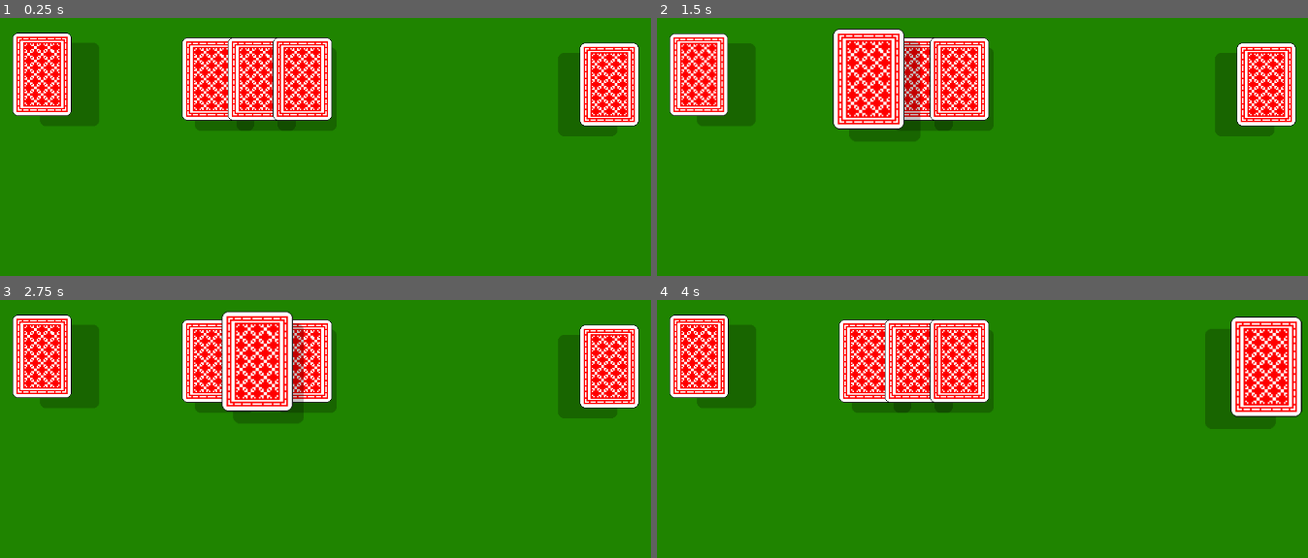
Above: before the commit, frames 1-4 (two rows, left to right).
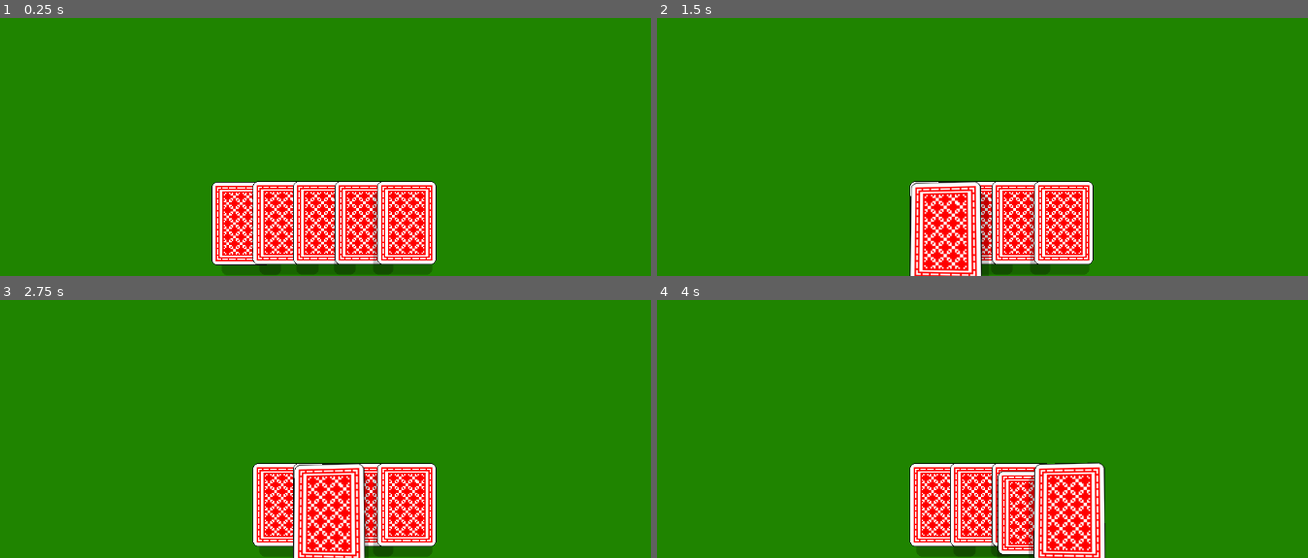
Above: after the commit, the same moments.

Repository: Dstough/card-game
Game: Godot game, scene res://scenes/Board.tscn
The game is run twice, just before and just after one commit, with the same random seed, the same clock (stepped at 60 frames per second) and the same inputs.
Inputs (mouse positions are in pixels of both pictures, inside the frame that each line leads up to; where the layout moved, square brackets give the same spot in the first picture):
- Up to frame 1 (0.25 s): no input
- Up to frame 2 (1.5 s): click (897, 224) [696, 74] at 0.5 s; click (936, 221) [871, 79] at 1.25 s
- Up to frame 3 (2.75 s): click (325, 503) [260, 361] at 2 s
- Up to frame 4 (4 s): click (1021, 503) [956, 361] at 2.75 s; click (1060, 503) [1268, 367] at 3.5 s

The runs differ from the first frame. In frame 1, 30% of the frame differs, in the area x 1-99%, y 5-100%; in frame 2, 29%; in frame 3, 28%; in frame 4, 30%, in the area x 1-100%, y 5-100%.

Commit message:
Added card movments

Diff:
--- a/project.godot
+++ b/project.godot
@@ -14,3 +14,7 @@
 run/main_scene="res://scenes/Board.tscn"
 config/features=PackedStringArray("4.2", "Forward Plus")
 config/icon="res://icon.svg"
+
+[autoload]
+
+GameManager="*res://scripts/GameManager.gd"
--- a/scenes/Board.tscn
+++ b/scenes/Board.tscn
@@ -9,43 +9,43 @@
 [node name="TextureRect" type="TextureRect" parent="."]
 modulate = Color(0.409524, 0.832177, 0, 1)
 self_modulate = Color(0.298674, 0.620467, 0, 1)
-offset_right = 1152.0
-offset_bottom = 649.0
+offset_right = 2293.0
+offset_bottom = 661.0
 texture = SubResource("CanvasTexture_tq3jf")
 
-[node name="Card" parent="." instance=ExtResource("1_47oex")]
+[node name="Hand" type="Node" parent="."]
+
+[node name="Card" parent="Hand" instance=ExtResource("1_47oex")]
 anchors_preset = 0
-offset_left = 105.0
-offset_top = 286.0
-offset_right = 193.0
-offset_bottom = 410.0
+offset_left = 401.0
+offset_top = 508.0
+offset_right = 489.0
+offset_bottom = 632.0
 
-[node name="Card2" parent="." instance=ExtResource("1_47oex")]
+[node name="Card2" parent="Hand" instance=ExtResource("1_47oex")]
 anchors_preset = 0
-offset_left = 357.0
-offset_top = 293.0
-offset_right = 445.0
-offset_bottom = 417.0
+offset_left = 462.0
+offset_top = 507.0
+offset_right = 550.0
+offset_bottom = 631.0
 
-[node name="Card3" parent="." instance=ExtResource("1_47oex")]
+[node name="Card3" parent="Hand" instance=ExtResource("1_47oex")]
 anchors_preset = 0
-offset_left = 425.0
-offset_top = 293.0
-offset_right = 513.0
-offset_bottom = 417.0
+offset_left = 522.0
+offset_top = 507.0
+offset_right = 610.0
+offset_bottom = 631.0
 
-[node name="Card4" parent="." instance=ExtResource("1_47oex")]
+[node name="Card4" parent="Hand" instance=ExtResource("1_47oex")]
 anchors_preset = 0
-offset_left = 492.0
-offset_top = 293.0
-offset_right = 580.0
-offset_bottom = 417.0
+offset_left = 584.0
+offset_top = 507.0
+offset_right = 672.0
+offset_bottom = 631.0
 
-[node name="Card5" parent="." instance=ExtResource("1_47oex")]
+[node name="Card5" parent="Hand" instance=ExtResource("1_47oex")]
 anchors_preset = 0
-offset_left = 948.0
-offset_top = 301.0
-offset_right = 1036.0
-offset_bottom = 425.0
-angle_x_max = 0.2
-angle_y_max = 0.2
+offset_left = 647.0
+offset_top = 507.0
+offset_right = 735.0
+offset_bottom = 631.0
--- /dev/null
+++ b/scenes/GameManager.tscn
@@ -0,0 +1,6 @@
+[gd_scene load_steps=2 format=3 uid="uid://q528lrex71tn"]
+
+[ext_resource type="Script" path="res://scripts/GameManager.gd" id="1_quxau"]
+
+[node name="GameManager" type="Node"]
+script = ExtResource("1_quxau")
--- /dev/null
+++ b/scripts/GameManager.gd
@@ -0,0 +1,4 @@
+extends Node
+
+
+@export var local_player_is_holding_card: bool = false
--- a/scripts/card.gd
+++ b/scripts/card.gd
@@ -11,37 +11,37 @@
 var tween_rotation: Tween
 var tween_hover: Tween
 var original_scale: Vector2
+var followring_mouse: bool
 
 
 func _ready():
 	card_texture = $CardTexture
 	card_shadow = $CardShadow
 
+	followring_mouse = false;
 	original_scale = scale
 	pivot_offset = Vector2(size.x / 2, size.y / 2)
 
 
 func _process(_delta):
-	handle_shadows();
+	handle_shadow_position()
+	handle_card_following_mouse()
 
 
 func _on_gui_input(_event):
-
-	#Handle Rotation
-	var mouse_position: Vector2 = get_local_mouse_position()
-
-	var lerp_value_x: float = remap(mouse_position.x, 0.0, size.x, 0, 1)
-	var lerp_value_y: float = remap(mouse_position.y, 0.0, size.y, 0, 1)
-
-	var rotation_x: float = rad_to_deg(lerp_angle(-angle_x_max, angle_x_max, lerp_value_x))
-	var rotation_y: float = rad_to_deg(lerp_angle(angle_y_max, -angle_y_max, lerp_value_y))
-
-	# Why the f*ck are these reversed?!?
-	card_texture.material.set_shader_parameter("x_rot", rotation_y)
-	card_texture.material.set_shader_parameter("y_rot", rotation_x)
+	handle_mouse_click(_event)
+	handle_card_tilting()
 
 
 func _on_mouse_entered() -> void:
+	handle_card_focus()
+
+
+func _on_mouse_exited() -> void:
+	handle_card_blur()
+
+
+func handle_card_focus():
 	if tween_hover and tween_hover.is_running():
 		tween_hover.kill()
 	tween_hover = create_tween().set_ease(Tween.EASE_OUT).set_trans(Tween.TRANS_ELASTIC)
@@ -50,7 +50,7 @@
 	z_index += 1
 
 
-func _on_mouse_exited() -> void:
+func handle_card_blur():
 	# Reset Rotation
 	if tween_rotation and tween_rotation.is_running():
 		tween_rotation.kill()
@@ -67,8 +67,46 @@
 	z_index -= 1
 
 
-func handle_shadows() -> void:
+func handle_shadow_position():
 	var center: Vector2 = get_viewport_rect().size / 2.0
 	var distance: float = global_position.x - center.x
 
 	card_shadow.position.x = lerp(0.0, -sign(distance) * max_offset_shadow, abs(distance / (center.x)))
+
+
+func handle_mouse_click(event):
+	if not event is InputEventMouseButton:
+		return
+
+	if event.is_pressed():
+		followring_mouse = true
+		GameManager.local_player_is_holding_card = true
+		self.get_parent().move_child(self, -1)
+	else:
+		followring_mouse = false
+		GameManager.local_player_is_holding_card = false
+
+
+func handle_card_following_mouse():
+	if not followring_mouse:
+		return
+
+	var mouse_position = get_global_mouse_position()
+
+	global_position = mouse_position - (size / 2.0)
+
+
+func handle_card_tilting():
+
+	#Handle Rotation
+	var mouse_position: Vector2 = get_local_mouse_position()
+
+	var lerp_value_x: float = remap(mouse_position.x, 0.0, size.x, 0, 1)
+	var lerp_value_y: float = remap(mouse_position.y, 0.0, size.y, 0, 1)
+
+	var rotation_x: float = rad_to_deg(lerp_angle(-angle_x_max, angle_x_max, lerp_value_x))
+	var rotation_y: float = rad_to_deg(lerp_angle(angle_y_max, -angle_y_max, lerp_value_y))
+
+	# Why the f*ck are these reversed?!?
+	card_texture.material.set_shader_parameter("x_rot", rotation_y)
+	card_texture.material.set_shader_parameter("y_rot", rotation_x)
